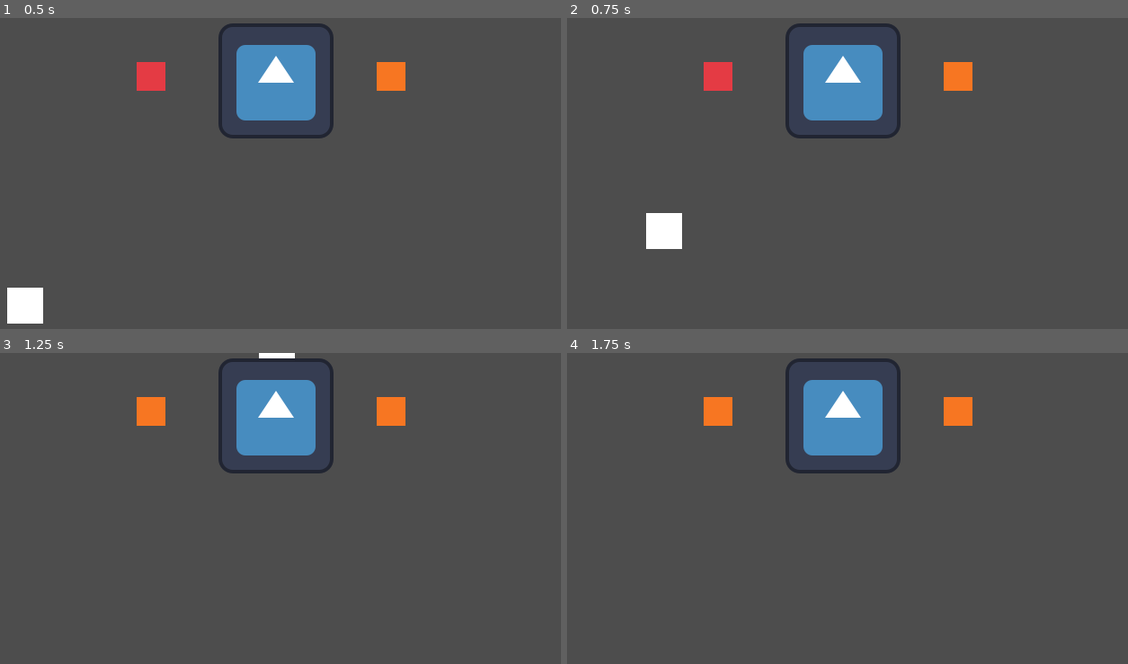
Above: before the commit, frames 1-4 (two rows, left to right).
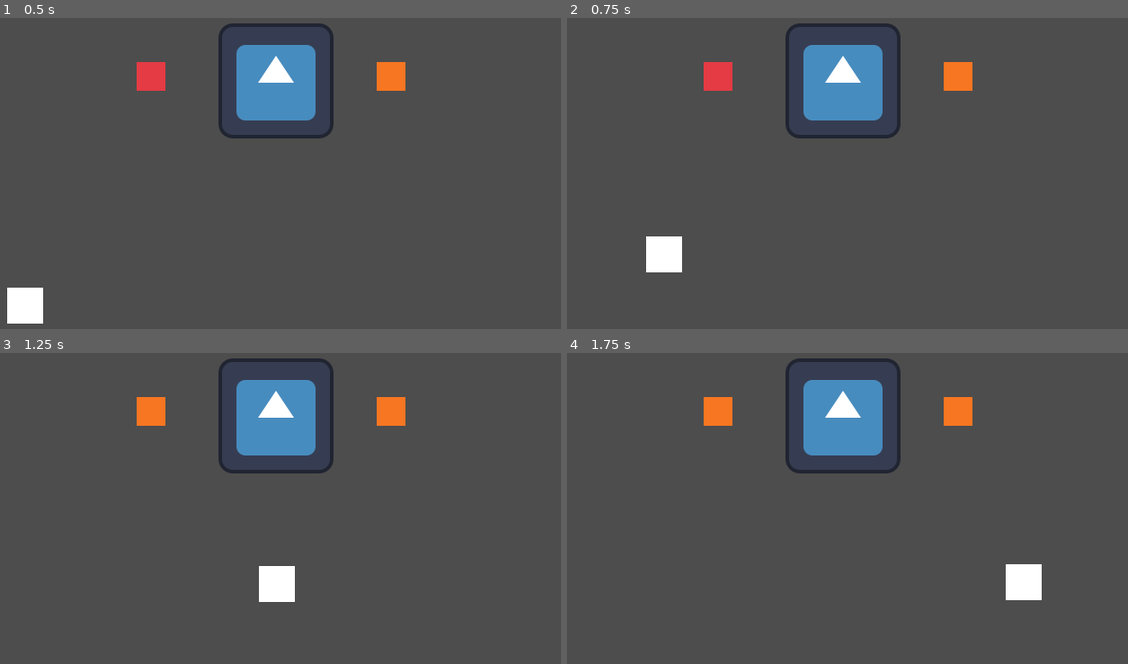
Above: after the commit, the same moments.

Repository: coelhucas/ggj-2024
Game: Godot game, scene res://src/scenes/main.tscn
The game is run twice, just before and just after one commit, with the same random seed, the same clock (stepped at 60 frames per second) and the same inputs. The engine's default icon, where the game draws it, is replaced by a stand-in: a white triangle on a blue panel in a dark square.
Inputs:
- Up to frame 1 (0.5 s): no input
- Up to frame 2 (0.75 s): tap Enter at 0.5 s; hold D (p1_right) from 0.53 s (still down); tap W (p1_up) at 0.6 s
- Up to frame 3 (1.25 s): keep holding D (p1_right); tap W (p1_up) at 0.77, 1.07 s
- Up to frame 4 (1.75 s): keep holding D (p1_right); tap Left (p2_left) at 1.35 s; tap W (p1_up) at 1.52, 1.55 s

Frame 1 is identical in both runs. In frame 2, 1.0% of the frame differs, in the area x 14-21%, y 62-82%; in frame 3, 0.9%; in frame 4, 0.7%.

Commit message:
fix jump

Diff:
--- a/src/scenes/main.tscn
+++ b/src/scenes/main.tscn
@@ -9,6 +9,9 @@
 
 [sub_resource type="RectangleShape2D" id="RectangleShape2D_1t7xc"]
 size = Vector2(20, 388)
+
+[sub_resource type="TileSet" id="TileSet_ofp0x"]
+tile_size = Vector2i(32, 32)
 
 [node name="Node" type="Node"]
 
@@ -44,4 +47,8 @@
 [node name="TrapSelector2" parent="Main" instance=ExtResource("3_lpelj")]
 position = Vector2(184, 65)
 
+[node name="TileMap" type="TileMap" parent="Main"]
+tile_set = SubResource("TileSet_ofp0x")
+format = 2
+
 [node name="CanvasLayer" type="CanvasLayer" parent="."]
--- a/src/scenes/player/player.gd
+++ b/src/scenes/player/player.gd
@@ -2,14 +2,14 @@
 
 const GRAVITY := 50
 const SPEED := 400
-const JUMP_FORCE := -800
+const JUMP_FORCE := -600
 
 func _physics_process(delta):
 	var _input := Input.get_axis("p1_left", "p1_right")
 	velocity.x = _input * SPEED
 	velocity.y += GRAVITY
 
-	if Input.is_action_just_pressed("p1_up"):
+	if Input.is_action_just_pressed("p1_up") and is_on_floor():
 		velocity.y = JUMP_FORCE
 
 	move_and_slide()
Not shown: 1 places in src/scenes/main.tscn that only renumber resources
